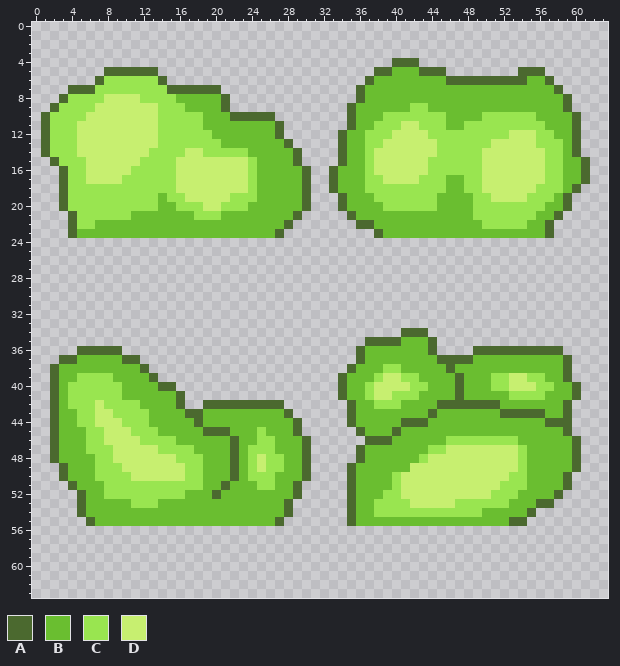
Pixel-art file: Solar Punk Delivery Service/Assets/Art/Game Map Tiles/Bushes/Bushes.aseprite. The first picture shows the starting point.
64x64 pixels, 1 frame.
Palette (. is transparent): A #4b692f  B #6abe30  C #99e550  D #c7ef70
Pixels before, first column x 1:
 4 .......................................AAA...................
 5 .......AAAAAA........................AABBBAAA........AAA.....
 6 ......ACCCCCCA......................ABBBBBBBBAAAAAAAAABBA....
 7 ...AAACCCCCCCCAAAAAA...............ABBBBBBBBBBBBBBBBBBBBBA...
 8 ..ACCCCDDDDCCCCBBBBBA..............ABBBBBBBBBBBBBBBBBBBBBBA..
 9 .ACCCCDDDDDDDCCCBBBBA.............ABBBBBBCCBBBBBBBBBBBBBBBA..
10 ACCCCDDDDDDDDCCCCCBBBAAAAA........ABBBCCCCCCCBBBBCCCCCCBBBBA.
11 ACCCDDDDDDDDDCCCCCBBBBBBBBA.......ABBCCCDDCCCBBCCCCCCCCCBBBA.
12 ACCCDDDDDDDDDCCCCCCBBBBBBBA......ABBCCCDDDDCCCCCCCCCDDDCCBBA.
13 ACCCDDDDDDDDDCCCCCCCBBBBBBBA.....ABBCCDDDDDDCCCCCCDDDDDCCCBA.
14 ACCCDDDDDDDDCCCCDDCCCCCBBBBBA....ABBCDDDDDDDCCCCCDDDDDDDCCBA.
15 .ACCCDDDDDDCCCCDDDDDDDDCBBBBA....ABBCDDDDDDCCCCCCDDDDDDDCCBBA
16 ..ACCDDDDDCCCCCDDDDDDDDCBBBBBA..ABBBCDDDDDDCCCCCCDDDDDDDCCBBA
17 ..ACCDDDDCCCCCCDDDDDDDDCBBBBBA..ABBBCCDDDDCCCBBCCDDDDDDDCCBBA
18 ..ACCCCCCCCCCCCDDDDDDDDCBBBBBA..ABBBCCCCCCCCCBBCCDDDDDDCCCBA.
19 ..ACCCCCCCCCCBCCDDDDDCCCBBBBBA...ABBBCCCCCCCBBBBCCDDDDCCCBA..
20 ..ACCCCCCCCCCBBCCCDDCCCBBBBBBA...ABBBBCCCCCCBBBBCCCCCCCCBBA..
21 ...ACCCCCCBBBBBBBCCCBBBBBBBBA.....ABBBBBBBBBBBBBCCCCCCCBBA...
22 ...ACCBBBBBBBBBBBBBBBBBBBBBA.......AABBBBBBBBBBBBCCCCCBBA....
23 ...ABBBBBBBBBBBBBBBBBBBBBBA..........ABBBBBBBBBBBBBBBBBBA....
24 .............................................................
25 .............................................................
26 .............................................................
27 .............................................................
28 .............................................................
29 .............................................................
30 .............................................................
31 .............................................................
32 .............................................................
33 .............................................................
34 ........................................AAA..................
35 ....................................AAAABBBA.................
36 ....AAAAA..........................ABBBBBBBA....AAAAAAAAAA...
37 ..AABBBBBAA........................ABBBBBBBBAAAABBBBBBBBBBA..
38 .ABBBBBBBBBA......................ABBBCCBBBBBABBBBBBBBBBBBA..
39 .ABBCCCCBBBBA....................ABBBCDDCCBBBBABBBCCDDCCBBA..
40 .ABCCCCCCBBBBAA..................ABBCDDDDCCBBBABBBCCDDDCCBBA.
41 .ABCCCCCCBBBBBBA.................ABBCDDCCCBBBBABBBBBCCCCBBBA.
42 .ABCCCDCCCCBBBBA..AAAAAAAAA.......ABBCCCBBBBAAAAAAABBBBBBBA..
43 .ABBCCDDCCCCBBBBAABBBBBBBBBA......ABBBBBBBBABBBBBBBAAAAABBA..
44 .ABBCCDDDCCCBBBBBABBBBBBBBBBA.....ABBBBBAAABBBBBBBBBBBBBAAA..
45 .ABBBCCDDDCCCBBBBBAAABBBCBBBA......ABBBABBBBBBBBBBBBBBBBBBA..
46 .ABBBCCDDDDCCCCBBBBBBABBCCBBBA......AAABBBBBBCCCCCCCCBBBBBBA.
47 .ABBBCCCDDDDDCCCCBBBBABCCCBBBA.....ABBBBBBBCCDDDDDDDDCBBBBBA.
48 .ABBBBCCDDDDDDDCCCBBBABCDCCBBA.....ABBBBBBCDDDDDDDDDDCBBBBBA.
49 ..ABBBCCCDDDDDDDCCBBBABCDCCBBA....ABBBBBBDDDDDDDDDDDDCBBBBBA.
50 ..ABBBCCCCDDDDDDCCBBBABCCCBBBA....ABBBBCDDDDDDDDDDDDCCBBBBA..
51 ...ABBBCCCCCCCCCCCBBABBBCCBBA.....ABBBBCDDDDDDDDDDDCCCBBBBA..
52 ....ABBCCCCCCCCCBBBABBBBBBBBA.....ABBBCCDDDDDDDDDDCCCBBBBA...
53 ....ABBBBBCCCBBBBBBBBBBBBBBA......ABBCCCCDDDDDCCCCCCBBBAA....
54 ....ABBBBBBBBBBBBBBBBBBBBBBA......ABBCCCCCCCCCCCCBBBBBA......
55 .....ABBBBBBBBBBBBBBBBBBBBA.......ABBBBBBBBBBBBBBBBBAA.......
Once edited:
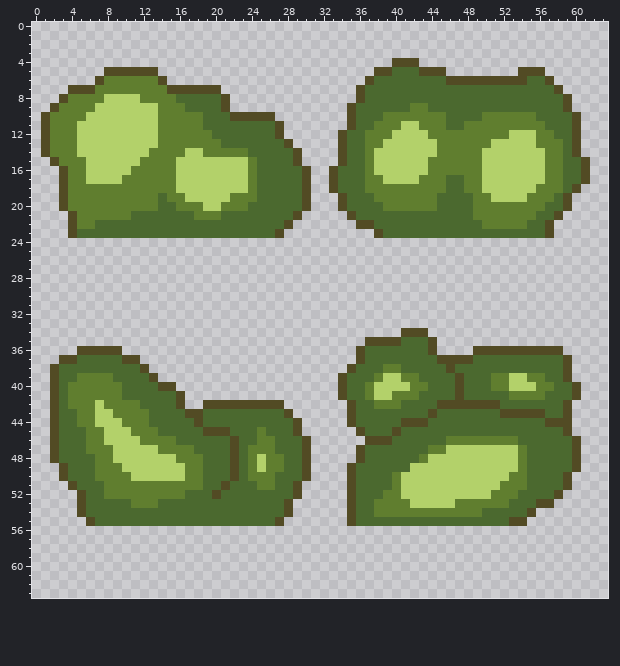
From old to new:
colour A: #4b692f -> #524b24
colour B: #6abe30 -> #4b692f
colour C: #99e550 -> #607e2f
colour D: #c7ef70 -> #b3d16a
